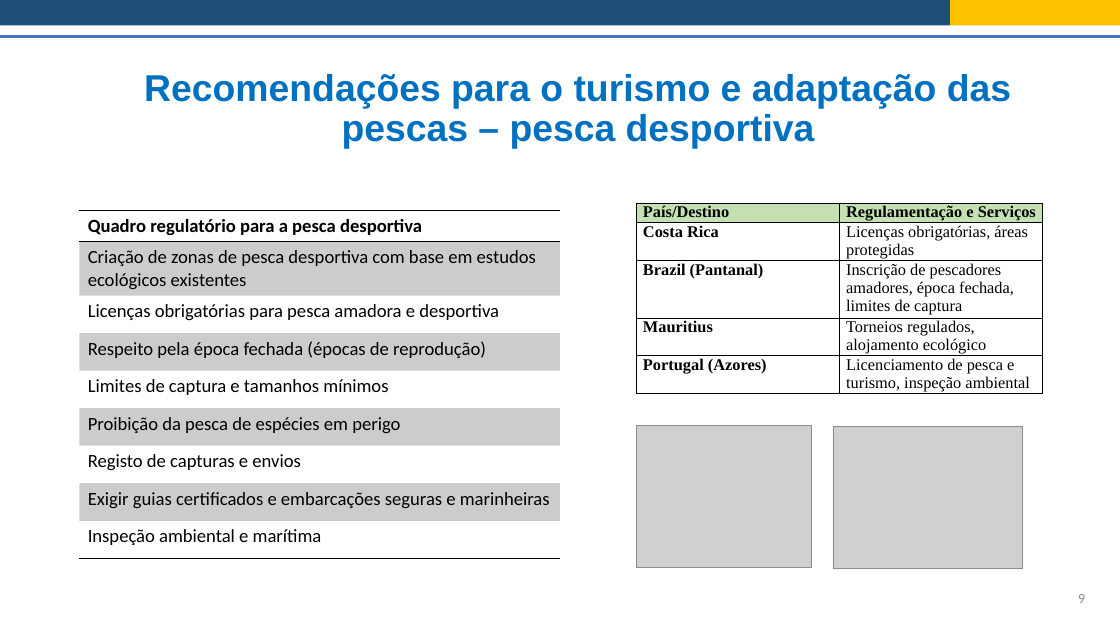
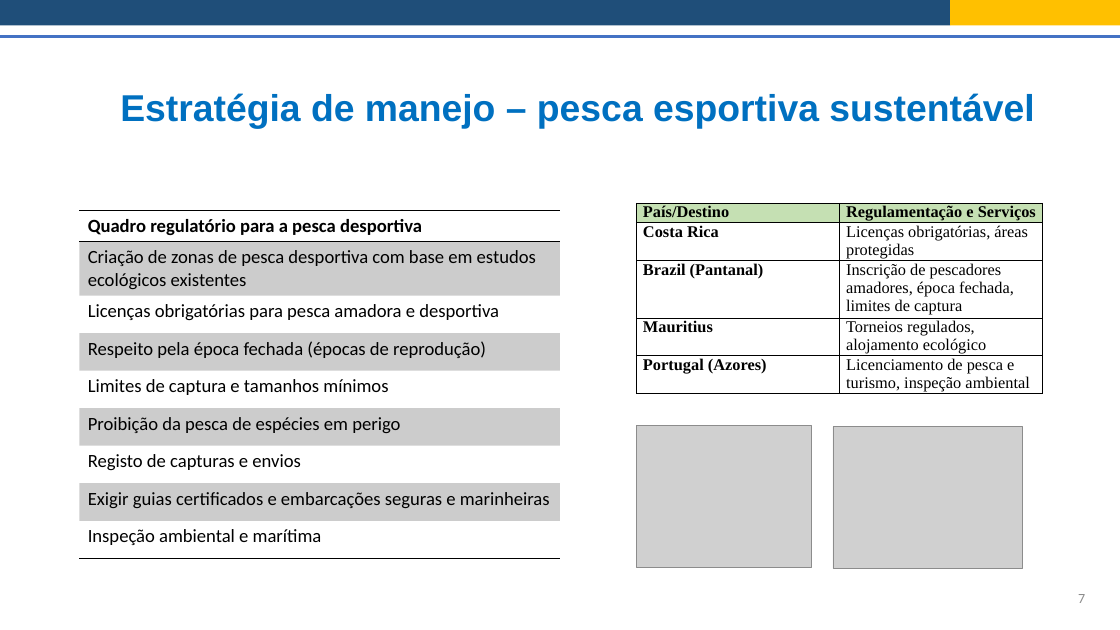
Before and after one commit to Risk-Team/trainings, a slide deck: slide 7 of STP/presentations/Session_2/Adaptation_recommendations_port.pptx (slide 9 before the commit). Drawn at 1120x630 pixels with LibreOffice and Linux fonts; fonts in the diff are those of the drawing; grey boxes stand for pictures. Boxes give left, top, right and bottom in pixels: in the first picture for what was removed or moved away, otherwise in the second. Text is boxed around its words. In the diff, an @@ line names an element or a change of style, - is before the commit and + after.

```diff
--- a/STP/presentations/Session_2/Adaptation_recommendations_port.pptx
+++ b/STP/presentations/Session_2/Adaptation_recommendations_port.pptx
@@ title at [120, 93, 1034, 129]: text changed @@
-Recomendações para o turismo e adaptação das pescas – pesca desportiva
+Estratégia de manejo – pesca esportiva sustentável
@@ page number at [1078, 594, 1085, 603]: text changed @@
-9
+7
```
Also in this commit, not shown: 7 other slides changed, 3 slides added, 2 slides removed, 3 other files.
